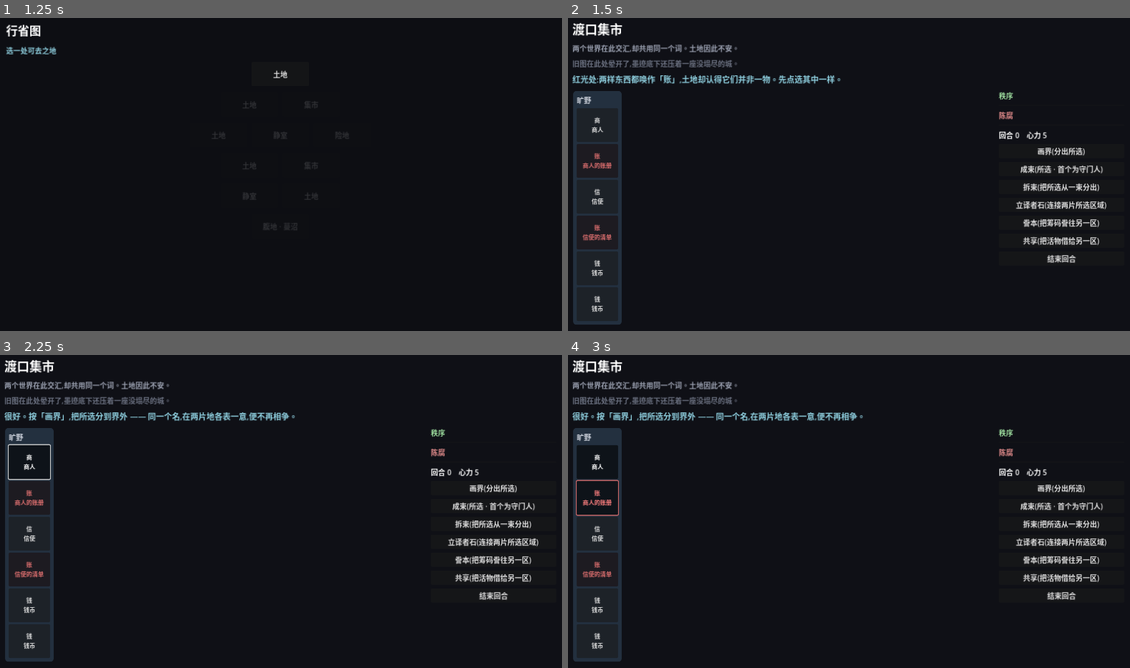
Above: before the commit, frames 1-4 (two rows, left to right).
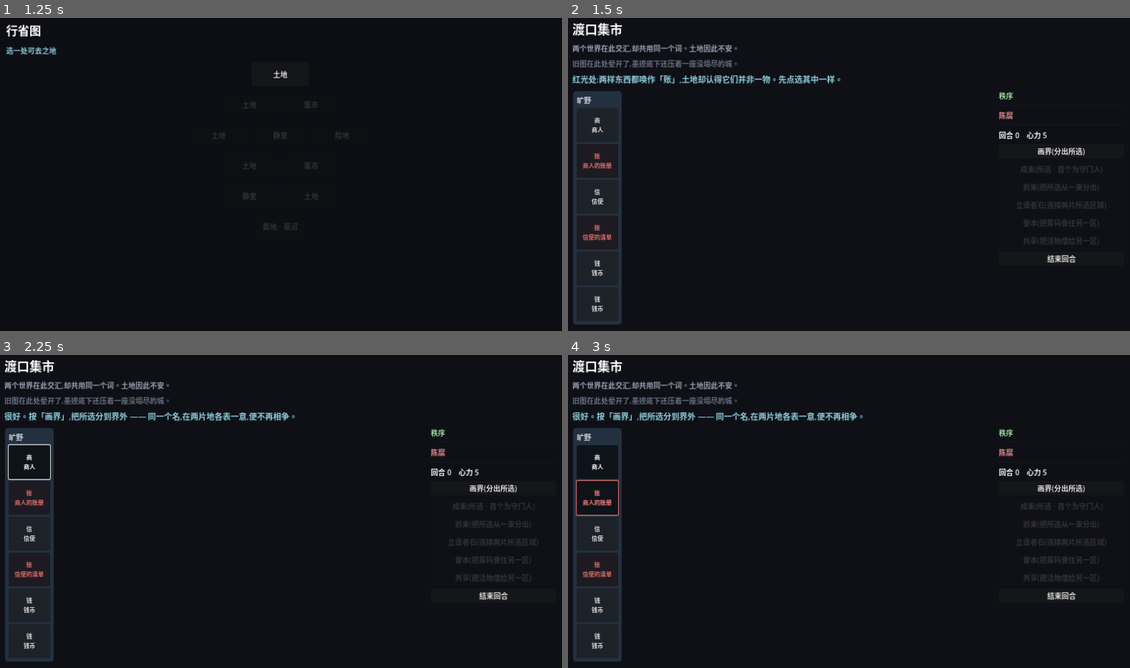
Above: after the commit, the same moments.

Repository: HelloKuoty/bounds
Game: Godot game, scene res://scenes/main/Main.tscn
The game is run twice, just before and just after one commit, with the same random seed, the same clock (stepped at 60 frames per second) and the same inputs.
Inputs:
- Up to frame 1 (1.25 s): click "启程" at 0.5 s
- Up to frame 2 (1.5 s): click "土地" at 1.25 s
- Up to frame 3 (2.25 s): click "商 商人" at 2 s
- Up to frame 4 (3 s): click "账 商人的账册" at 2.75 s

Frame 1 is identical in both runs. In frame 2, 1.2% of the frame differs, in the area x 79-96%, y 47-73%; in frame 3, 1.2%; in frame 4, 1.2%.

Commit message:
iter-01: verb buttons light up only when applicable
Committee review (林晚/阿May/周棠/Mira) + the real player converged on one root
cause: 7 always-on action buttons are cognitive overload, and 誊本/共享 looked
useless because they were always shown with no triggering situation. Now each
verb button enables only when the board has an instability it resolves, so the
buttons teach their own purpose. +2 regression tests (69 green). Adds the
review committee + dev team personas and the iter-01 record.

Co-Authored-By: Claude Opus 4.8 (1M context) <noreply@anthropic.com>

Diff:
--- a/scripts/ui/territory_view.gd
+++ b/scripts/ui/territory_view.gd
@@ -54,6 +54,7 @@
 var taught: Dictionary = {}           # verb -> true; drives fading guidance
 var _selected: Dictionary = {}       # piece_id -> true
 var _piece_widgets: Dictionary = {}  # piece_id -> Button
+var _verb_btns: Dictionary = {}      # verb -> Button (lit only when applicable)
 var _title: Label
 var _intro: Label
 var _narration: Label
@@ -172,12 +173,14 @@
 	_status = Label.new()
 	hud.add_child(_status)
 
-	hud.add_child(_button("画界(分出所选)", _on_wall))
-	hud.add_child(_button("成束(所选 · 首个为守门人)", _on_bundle))
-	hud.add_child(_button("拆束(把所选从一束分出)", _on_split))
-	hud.add_child(_button("立译者石(连接两片所选区域)", _on_translator))
-	hud.add_child(_button("誊本(把筹码誊往另一区)", _on_copy))
-	hud.add_child(_button("共享(把活物借给另一区)", _on_share))
+	_verb_btns["wall"] = _button("画界(分出所选)", _on_wall)
+	_verb_btns["bundle"] = _button("成束(所选 · 首个为守门人)", _on_bundle)
+	_verb_btns["split"] = _button("拆束(把所选从一束分出)", _on_split)
+	_verb_btns["translator"] = _button("立译者石(连接两片所选区域)", _on_translator)
+	_verb_btns["copy"] = _button("誊本(把筹码誊往另一区)", _on_copy)
+	_verb_btns["share"] = _button("共享(把活物借给另一区)", _on_share)
+	for key in ["wall", "bundle", "split", "translator", "copy", "share"]:
+		hud.add_child(_verb_btns[key])
 	hud.add_child(_button("结束回合", _on_end_turn))
 
 	_hint = Label.new()
@@ -209,6 +212,7 @@
 	_refresh_meters()
 	_highlight_instabilities()
 	_update_guide()
+	_update_verb_buttons()
 
 
 func _build_region_panel(region: int, piece_ids: Array) -> Control:
@@ -462,6 +466,35 @@
 			_guide.text = G_EXPOSED_NUDGE if taught.get("wall", false) else G_EXPOSED
 
 
+## A verb button lights up only when the board currently has a problem it solves
+## — so each action teaches its own purpose, and the rarely-needed ones (誊本/
+## 共享) stop being confusing always-on noise.
+func _update_verb_buttons() -> void:
+	var types := {}
+	for inst in board.instabilities():
+		types[inst["type"]] = true
+	var has_fresh_token := false
+	for pid in board.pieces:
+		var p: Dictionary = board.pieces[pid]
+		if p["kind"] == "token" and not p.get("stale", false):
+			has_fresh_token = true
+			break
+	_set_verb("wall", types.has("name_overload") or types.has("exposed"))
+	_set_verb("bundle", types.has("unguarded_cluster"))
+	_set_verb("split", types.has("bloated_bundle"))
+	_set_verb("translator", types.has("clash"))
+	_set_verb("copy", types.has("shortage") and has_fresh_token)
+	_set_verb("share", types.has("shortage"))
+
+
+func _set_verb(key: String, enabled: bool) -> void:
+	if not _verb_btns.has(key):
+		return
+	var b: Button = _verb_btns[key]
+	b.disabled = not enabled
+	b.modulate = Color(1, 1, 1, 1.0) if enabled else Color(1, 1, 1, 0.32)
+
+
 func _on_meter_changed(_v: int) -> void:
 	_refresh_meters()
 
--- a/tests/test_territory_view.gd
+++ b/tests/test_territory_view.gd
@@ -69,6 +69,31 @@
 	view.free()
 
 
+func test_verbs_light_up_by_situation() -> void:
+	# A name conflict → 画界 is lit; 誊本/共享 stay dark (no shortage to fix).
+	var board := BoardState.new()
+	board.load_territory(TerritoryDatabase.get_territory("the_crossing"))
+	var view := TerritoryView.new()
+	view.setup(board, {})
+	assert_false(view._verb_btns["wall"].disabled, "wall lit on a name conflict")
+	assert_true(view._verb_btns["copy"].disabled, "copy dark when nothing runs short")
+	assert_true(view._verb_btns["share"].disabled, "share dark when nothing runs short")
+	assert_true(view._verb_btns["bundle"].disabled, "bundle dark with no loose cluster")
+	view.free()
+
+
+func test_copy_lights_up_only_on_a_shortage() -> void:
+	var board := BoardState.new()
+	board.load_territory(TerritoryDatabase.get_territory("two_markets"))
+	var view := TerritoryView.new()
+	view.setup(board, {})
+	assert_true(view._verb_btns["copy"].disabled, "copy dark at first (both markets share the coin)")
+	board.draw_wall(["m_west"])  # the split market now runs short of the coin
+	view._rebuild()
+	assert_false(view._verb_btns["copy"].disabled, "copy lights up exactly when a region runs short")
+	view.free()
+
+
 func test_finale_offers_a_way_back() -> void:
 	# Regression: the ending must keep a usable button, or the player is stuck.
 	var board := BoardState.new()
Not shown, changed: docs/index.html
Not shown, changed: docs/index.pck
Not shown, added: team/iterations/iter-01.md
Not shown, added: team/personas.md
